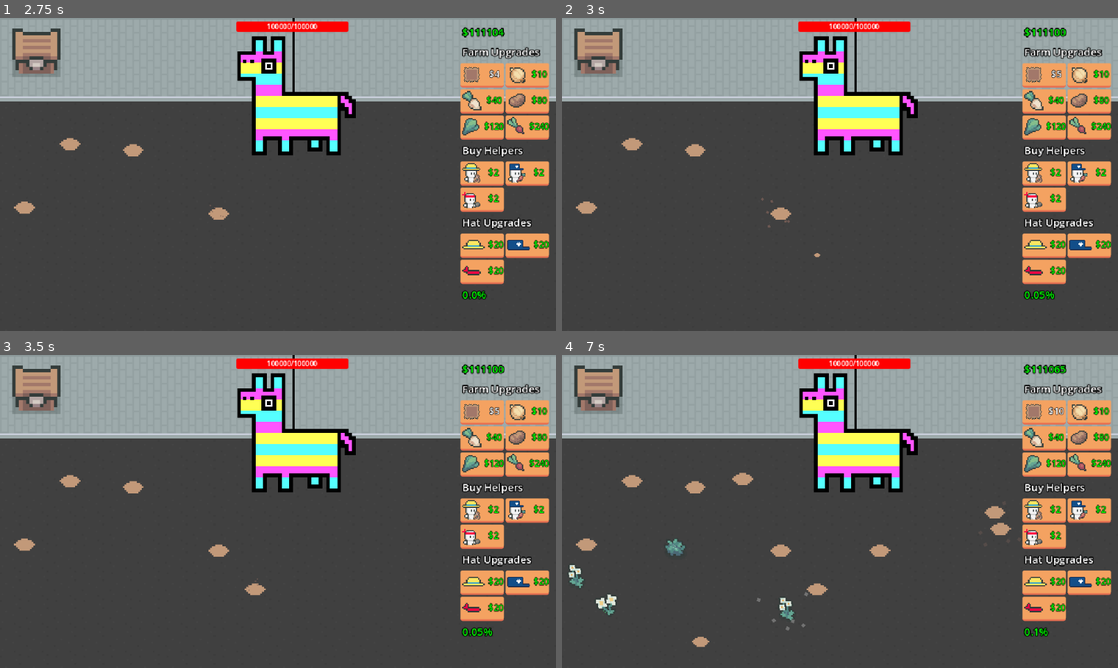
Above: before the commit, frames 1-4 (two rows, left to right).
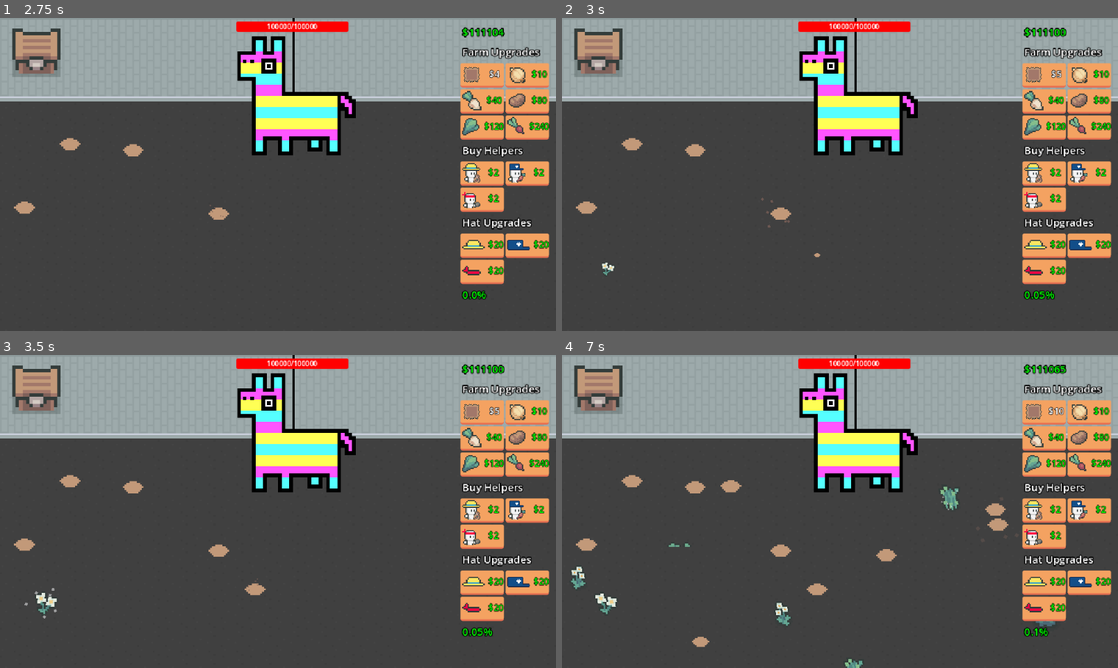
Above: after the commit, the same moments.

Repository: eric-marsh/farminata
Game: Godot game, scene res://scene/scene_switcher.tscn
The game is run twice, just before and just after one commit, with the same random seed, the same clock (stepped at 60 frames per second) and the same inputs. Sound files missing from this copy of the repository are replaced by a short silence.
Inputs:
- Up to frame 1 (2.75 s): click "$1" at 0.5 s; click "$2" at 1.25 s; click "$3" at 2 s
- Up to frame 2 (3 s): click "$4" at 2.75 s
- Up to frame 3 (3.5 s): no input
- Up to frame 4 (7 s): click "$5" at 3.5 s; click "$6" at 4.25 s; click "$7" at 5 s; click "$8" at 5.75 s; click "$9" at 6.5 s

Frame 1 is identical in both runs. In frame 2, less than 0.1% of the frame differs, in the area x 7-10%, y 78-83%; in frame 3, 0.2%; in frame 4, 1.4%, in the area x 1-89%, y 37-100%.
Error in both runs: Out of bounds get index '0' (on base: 'Array[Node]') (res://scene/plots_container.gd:9)

Commit message:
fix flower spawn bug

Diff:
--- a/scene/enviornment.gd
+++ b/scene/enviornment.gd
@@ -49,9 +49,9 @@
 		num_flowers_to_add = 2
 
 
-	Util.quick_timer(self, Util.rng.randf_range(0.5, 3.0), func(): add_flower())
+	add_flower()
 	if State.num_plots % 4 == 0:
-		Util.quick_timer(self, Util.rng.randf_range(0.5, 3.0), func(): add_lump())
+		add_lump()
 
 	# maybe add snail
 	if State.num_plots % 15 == 0 and Globals.PlotsContainer:
@@ -68,6 +68,7 @@
 	f.get_node("FlowerSprite").offset.y = -6
 	f.is_flower = true
 	f.global_position = good_enviornment_positions[0] + Util.random_offset(4)
+
 	good_enviornment_positions.push_back(good_enviornment_positions[0])
 	good_enviornment_positions = good_enviornment_positions.slice(1)
 	$GoodLayer/Flowers.add_child(f)
